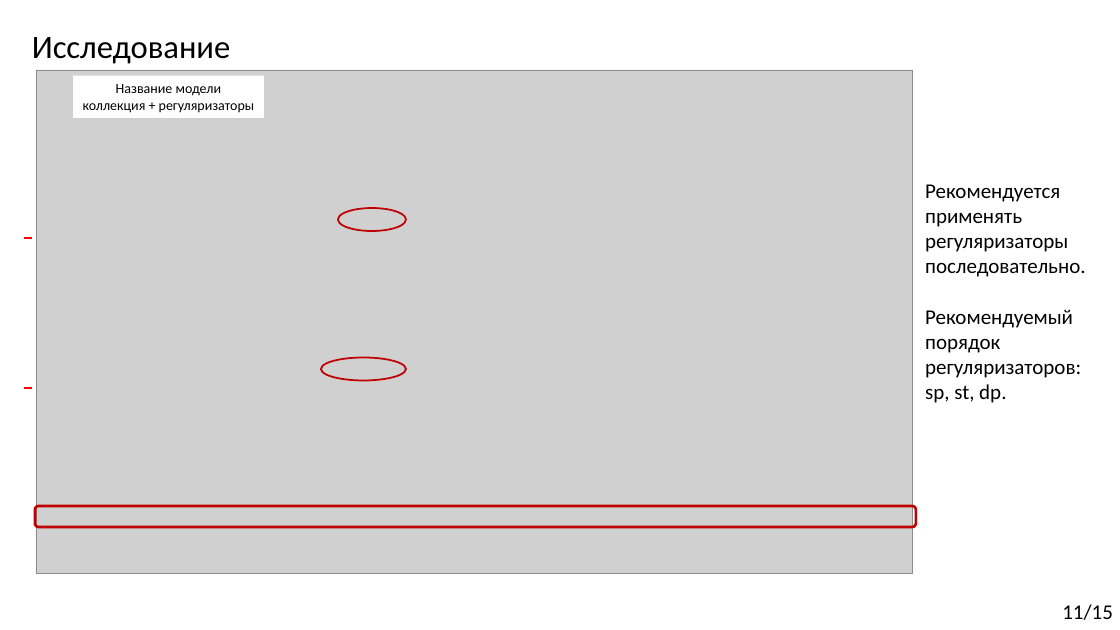
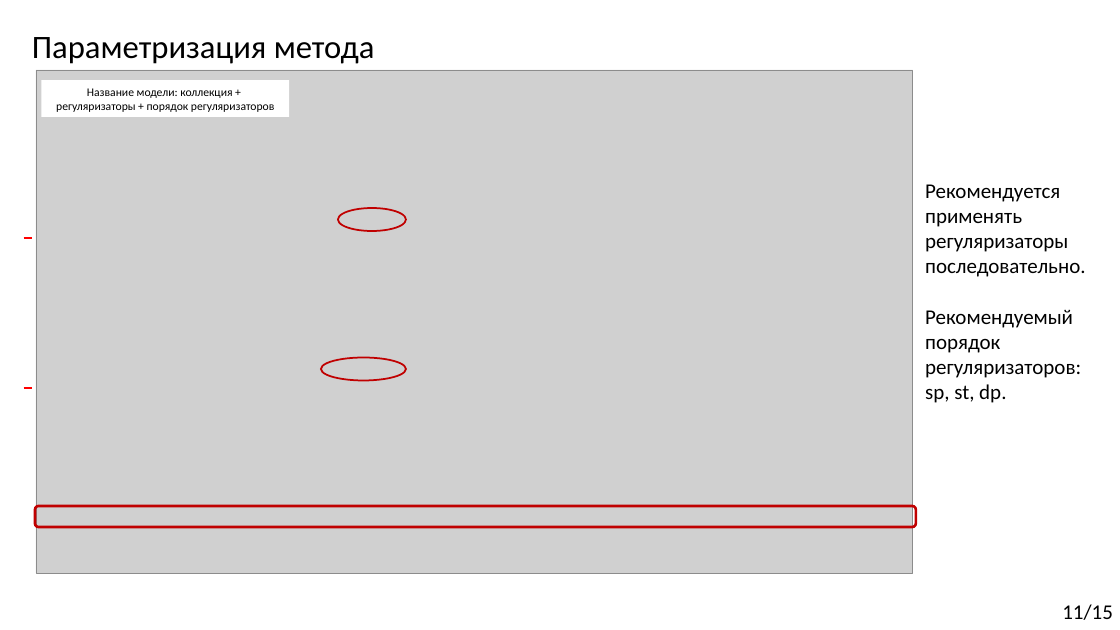
Before and after one commit to Kirmark/bachelor-qualification-work, a slide deck: slide 11 of presentation/presentation.pptx. Drawn at 1120x630 pixels with LibreOffice and Linux fonts; fonts in the diff are those of the drawing; grey boxes stand for pictures. Boxes give left, top, right and bottom in pixels: in the first picture for what was removed or moved away, otherwise in the second. Text is boxed around its words. In the diff, an @@ line names an element or a change of style, - is before the commit and + after.

```diff
--- a/presentation/presentation.pptx
+++ b/presentation/presentation.pptx
@@ text at [32, 37, 375, 64]: text changed @@
-Исследование
+Параметризация метода
@@ rectangle "Название модели: коллекция +": place and size @@
-rectangle "Название модели: коллекция +" at [73, 76, 264, 118]
+rectangle "Название модели: коллекция +" at [41, 81, 289, 118]
@@ text in rectangle at [56, 88, 274, 112]: text changed; size 12 to 10 pt @@
-Название модели
-коллекция + регуляризаторы
+Название модели: коллекция +
+регуляризаторы + порядок регуляризаторов
```
Also in this commit, not shown: 4 other slides changed, 3 other files.
